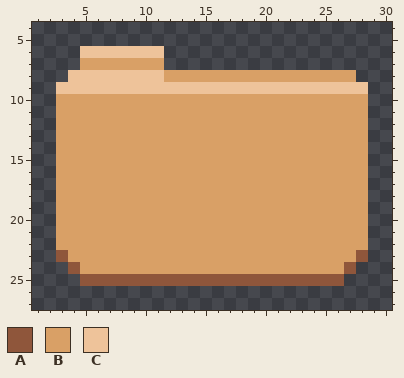
Pixel-art file, stored at Assets/Images/openIcon.ase. The picture above was drawn from the file before the commit.
32x32 pixels, 1 frame. Shown: x 1..30, y 4..27.
Palette (. is transparent): A #8f563b  B #d9a066  C #eec39a
Pixels before, first column x 3:
 6 ..CCCCCCC.................
 7 ..BBBBBBB.................
 8 .CCCCCCCCBBBBBBBBBBBBBBBB.
 9 CCCCCCCCCCCCCCCCCCCCCCCCCC
10 BBBBBBBBBBBBBBBBBBBBBBBBBB
11 BBBBBBBBBBBBBBBBBBBBBBBBBB
12 BBBBBBBBBBBBBBBBBBBBBBBBBB
13 BBBBBBBBBBBBBBBBBBBBBBBBBB
14 BBBBBBBBBBBBBBBBBBBBBBBBBB
15 BBBBBBBBBBBBBBBBBBBBBBBBBB
16 BBBBBBBBBBBBBBBBBBBBBBBBBB
17 BBBBBBBBBBBBBBBBBBBBBBBBBB
18 BBBBBBBBBBBBBBBBBBBBBBBBBB
19 BBBBBBBBBBBBBBBBBBBBBBBBBB
20 BBBBBBBBBBBBBBBBBBBBBBBBBB
21 BBBBBBBBBBBBBBBBBBBBBBBBBB
22 BBBBBBBBBBBBBBBBBBBBBBBBBB
23 ABBBBBBBBBBBBBBBBBBBBBBBBA
24 .ABBBBBBBBBBBBBBBBBBBBBBA.
25 ..AAAAAAAAAAAAAAAAAAAAAA..
After the commit:
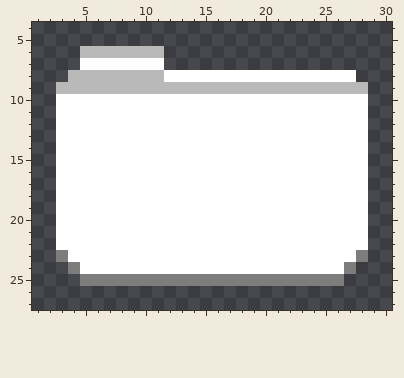
Difference:
colour A: #8f563b -> #7d7d7d
colour B: #d9a066 -> #ffffff
colour C: #eec39a -> #b9b9b9
Boxes around the changes in both pictures, in picture pixels (x1, y1, x2, y2):
changed: (56, 46, 368, 286)
